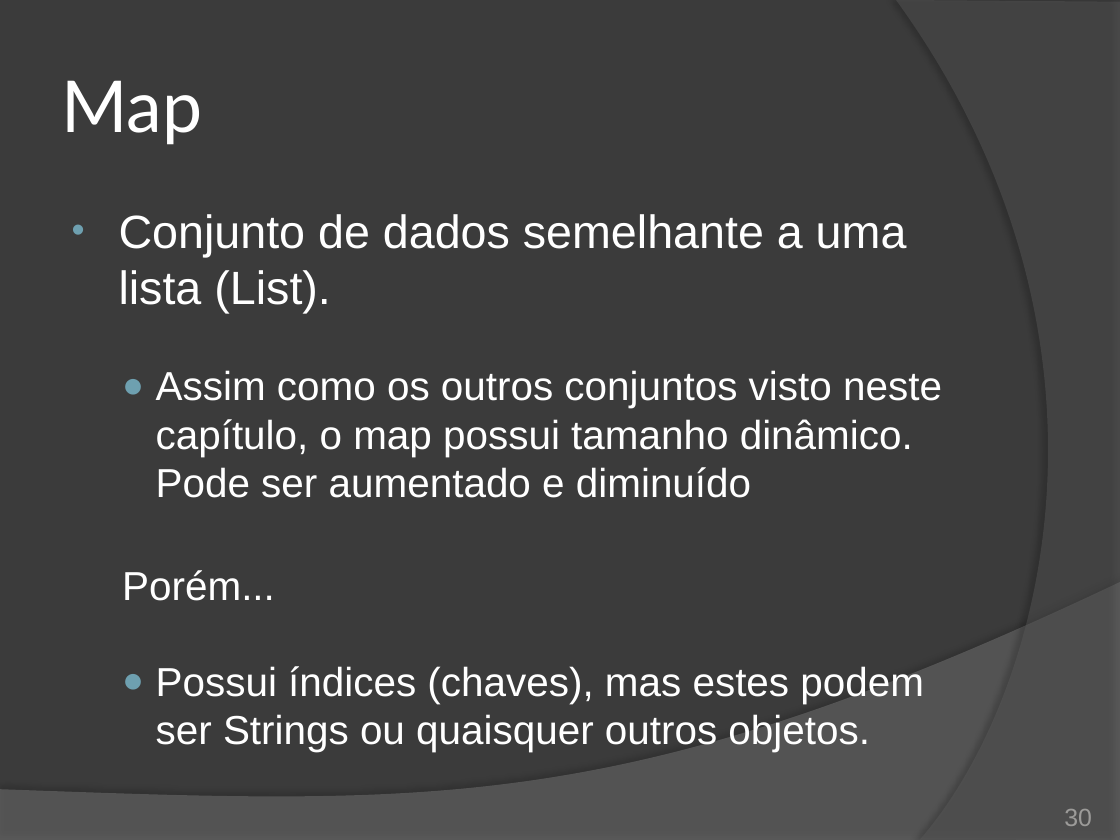
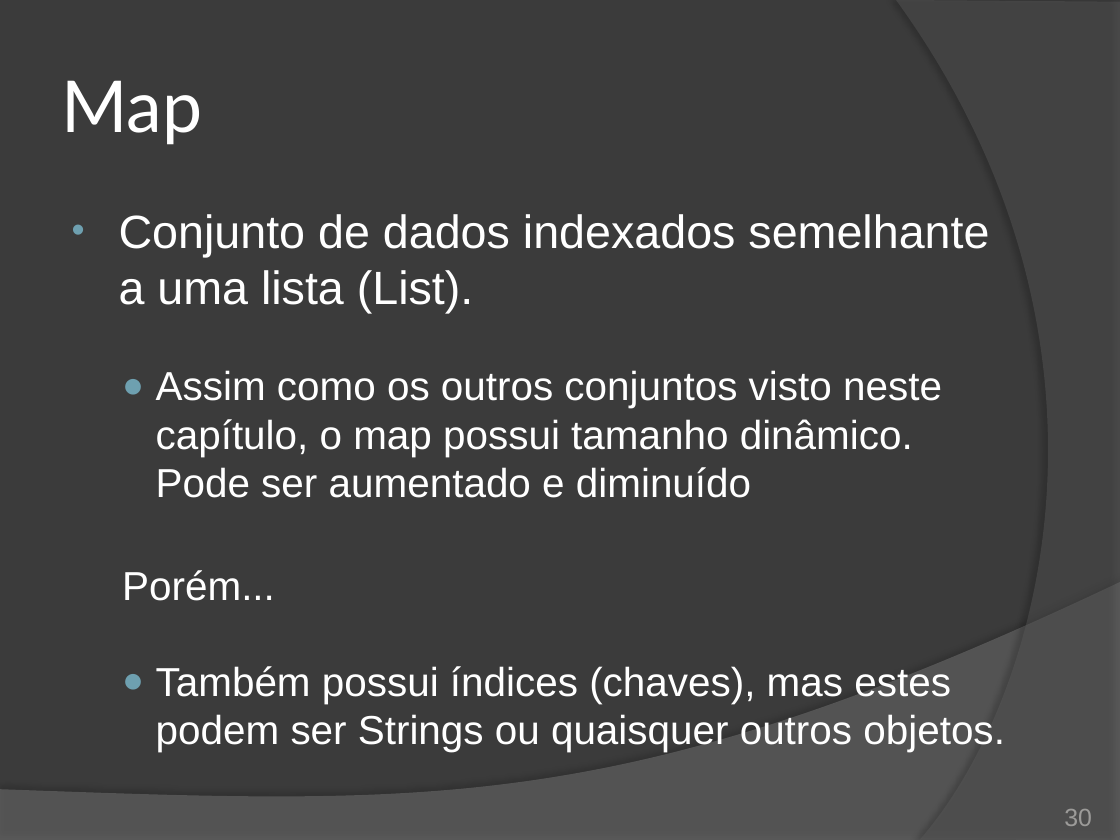
Before and after one commit to duchesqui/slzvieira-training, a slide deck: slide 30 of 2-Java-Programmer-Modulo-II/10.Capitulo04.pptx. Drawn at 1120x840 pixels with LibreOffice and Linux fonts; fonts in the diff are those of the drawing. Boxes give left, top, right and bottom in pixels: in the first picture for what was removed or moved away, otherwise in the second. Text is boxed around its words. In the diff, an @@ line names an element or a change of style, - is before the commit and + after.

```diff
--- a/2-Java-Programmer-Modulo-II/10.Capitulo04.pptx
+++ b/2-Java-Programmer-Modulo-II/10.Capitulo04.pptx
@@ text at (119, 214, 989, 313): text changed @@
-• Conjunto de dados semelhante a uma lista (List).
+• Conjunto de dados indexados semelhante a uma lista (List).
@@ text at (156, 666, 1005, 752): text changed @@
-  ● Possui índices (chaves), mas estes podem ser Strings ou quaisquer outros objetos.
+  ● Também possui índices (chaves), mas estes podem ser Strings ou quaisquer outros objetos.
```
Also in this commit, not shown: 15 other slides changed, 11 other files.
